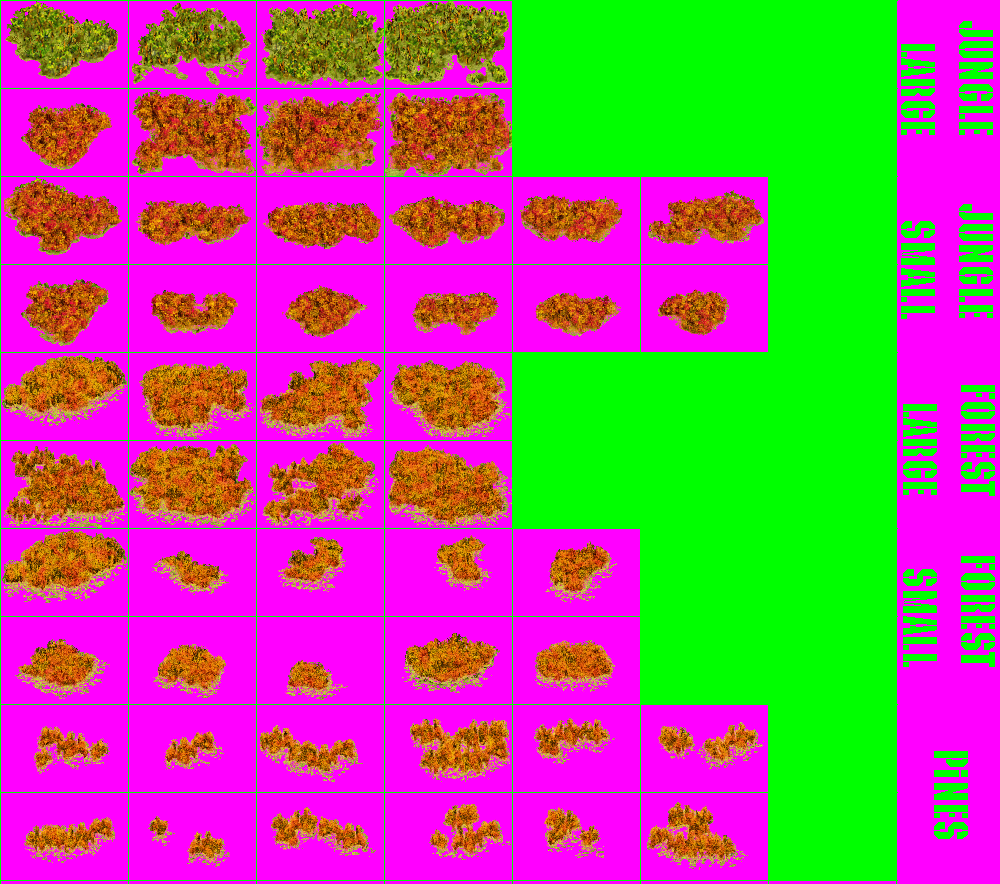
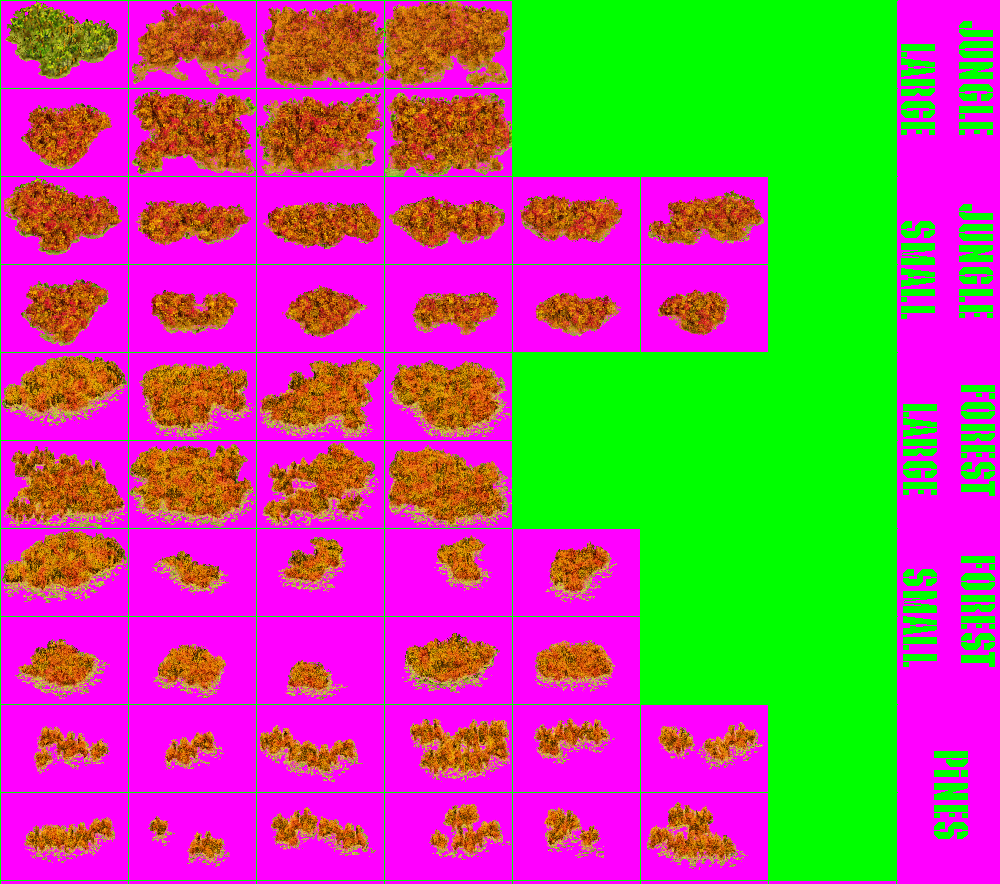
Layer changes from the first (1000, 884) image to the second:
added layer "grassland_forests_2.png copy #2" above "grassland_forests_2.png copy #1" over [134, 3, 251, 83]
added layer "grassland_forests_2.png copy #1" above "grassland_forests_2.png copy" over [263, 3, 385, 89]
added layer "grassland_forests_2.png copy" above "grassland_forests_1.png copy #17" over [386, 1, 510, 88]
